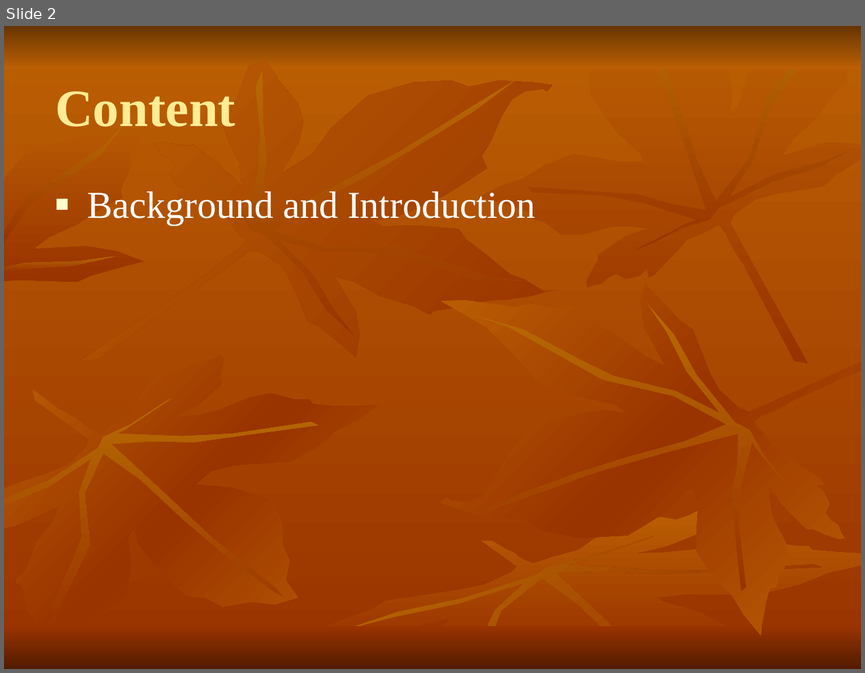
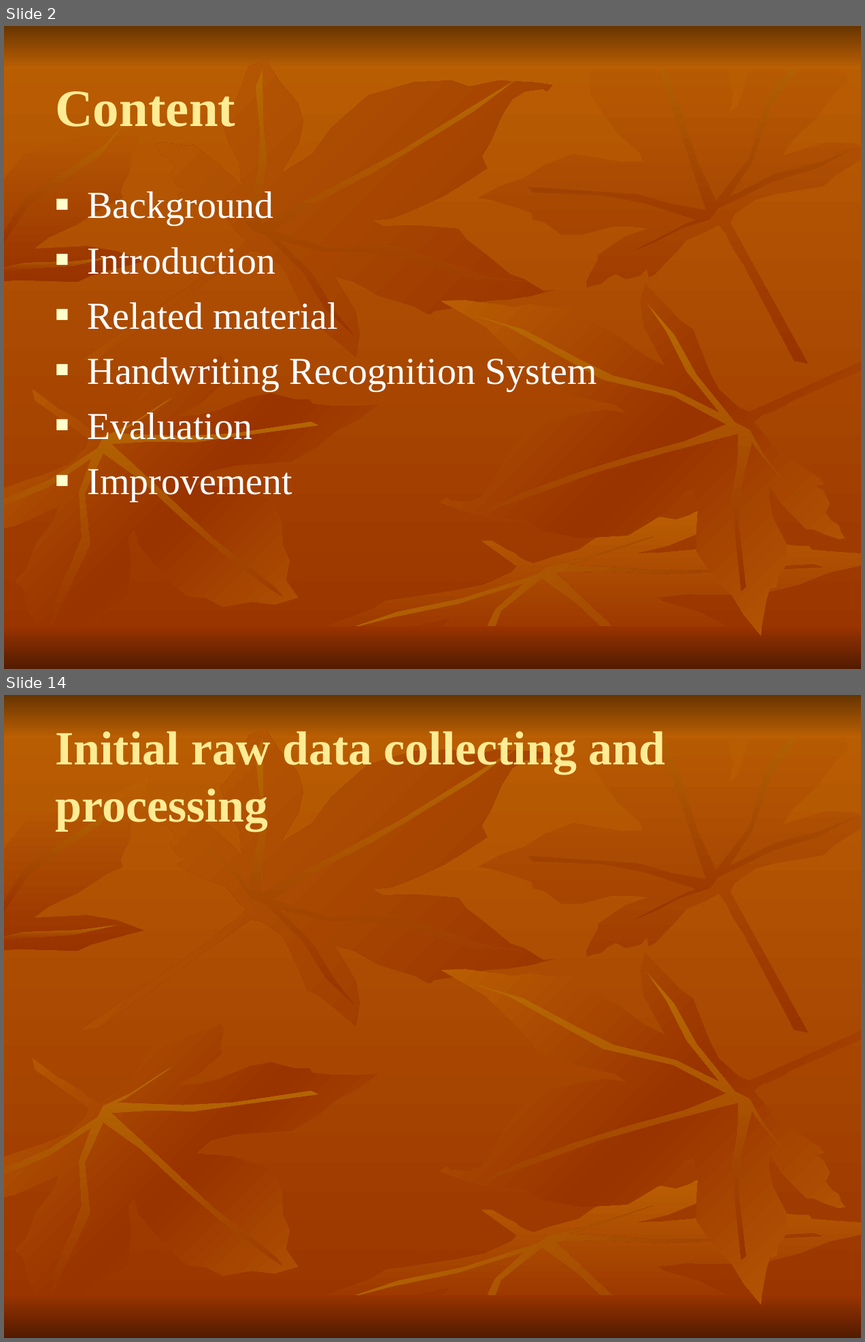
Before and after one commit to shaileshBhokare/honours, a slide deck: Dissertition/report/presentation.ppt. Shown one above the other, each under a label of ours: slide 2 before the commit, slides 2 and 14 after it; the slides between them are not shown. The pictures are 865x673 and 865x1342 pixels, drawn with LibreOffice and Linux fonts; fonts in the diff are those of the drawing. Boxes give left, top, right and bottom in pixels: in the first picture for what was removed or moved away, otherwise in the second. Text is boxed around its words. In the diff, an @@ line names an element or a change of style, - is before the commit and + after.

```diff
--- a/Dissertition/report/presentation.ppt
+++ b/Dissertition/report/presentation.ppt
@@ slide 14 added at box(4, 695, 861, 1338), background gradient #BB5F03 to #993300; not listed: 18 template elements that a slide beside it also shows @@
@@ title added at box(55, 731, 666, 831), 40 pt, text #FEEC94, bold @@
+Initial raw data collecting and processing
@@ slide 2 changed as well @@
@@ text at box(88, 191, 597, 501): text changed @@
-■ Background and Introduction
+■ Background
+■ Introduction
+■ Related material
+■ Handwriting Recognition System
+■ Evaluation
+■ Improvement
```
Also in this commit, not shown: 1 other slide changed, 18 other slides added, 1 other file.
